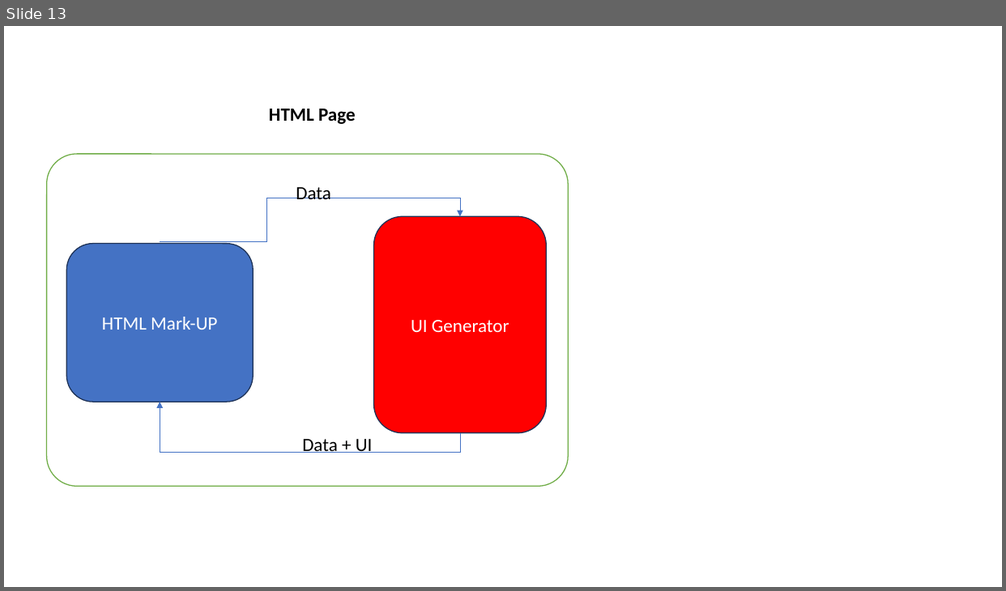
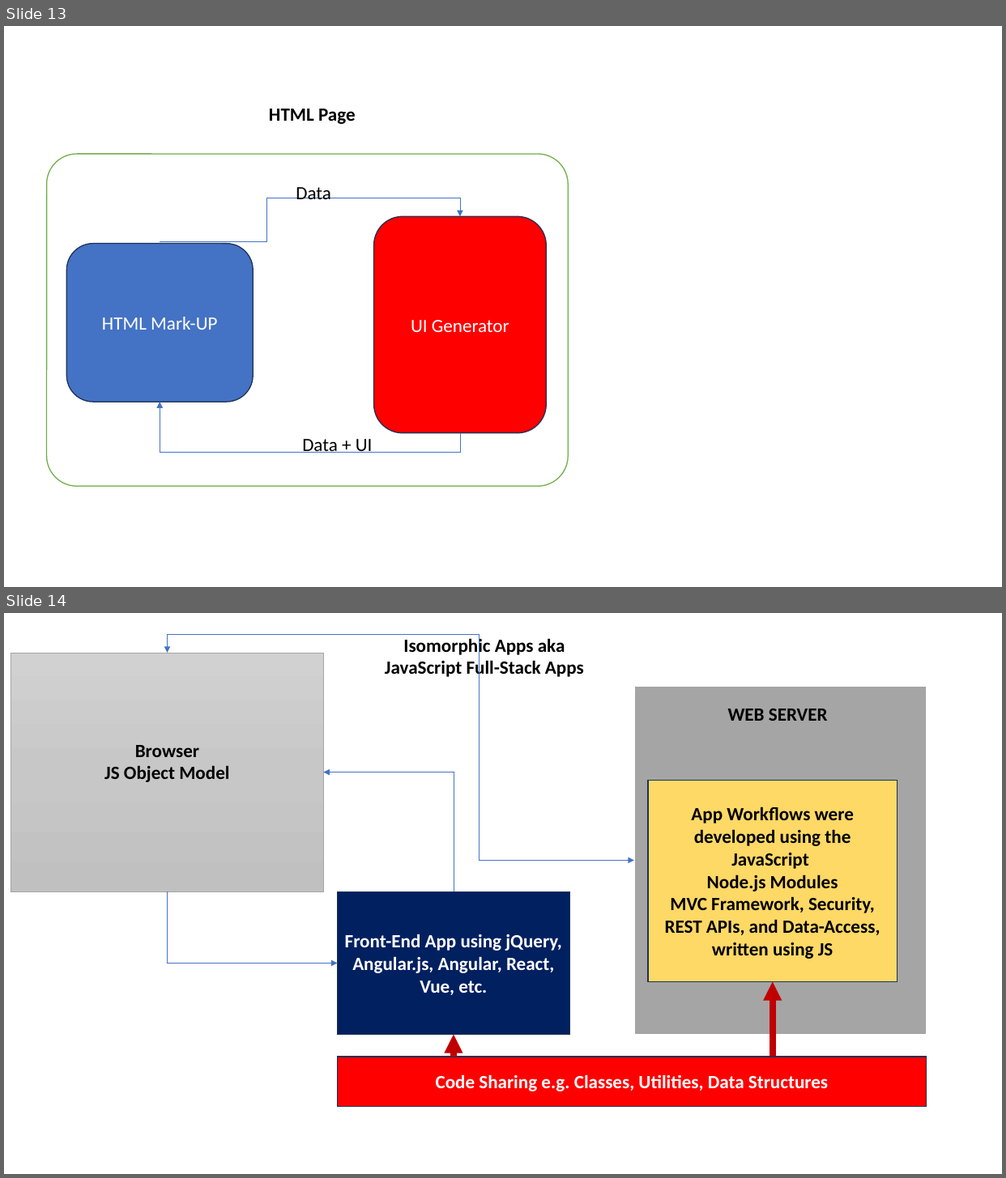
Before and after one commit to maheshsabnis/ugam, a slide deck: Training_Presentetions.pptx. Shown one above the other, each under a label of ours: slide 13 before the commit, slides 13 and 14 after it. The pictures are 1006x591 and 1006x1178 pixels, drawn with LibreOffice and Linux fonts; fonts in the diff are those of the drawing. Boxes give left, top, right and bottom in pixels: in the first picture for what was removed or moved away, otherwise in the second. Text is boxed around its words. In the diff, an @@ line names an element or a change of style, - is before the commit and + after.

```diff
--- a/Training_Presentetions.pptx
+++ b/Training_Presentetions.pptx
@@ slide 14 added at (4, 613, 1002, 1174), background #FFFFFF @@
@@ elbow double arrow added from (167, 653) to (634, 861), #4472C4 0.5 pt @@
@@ text added at (385, 636, 584, 679), 18 pt, text #000000, bold @@
+Isomorphic Apps aka JavaScript Full-Stack Apps
@@ rectangle added at (10, 653, 323, 892), fill gradient #D2D2D2 to #C8C8C8 to #C0C0C0, outline #A5A5A5 0.5 pt, 18 pt, text #000000, bold @@
+Browser
+JS Object Model
@@ rectangle added at (634, 686, 927, 1035), fill #A5A5A5, outline #FFFFFF 1.5 pt @@
@@ text added at (728, 709, 828, 721), 18 pt, text #000000, bold @@
+WEB SERVER
@@ elbow arrow added from (454, 892) to (324, 773), #4472C4 0.5 pt @@
@@ rectangle added at (648, 780, 897, 982), fill #FFD966, outline #1E3256 1 pt, 18 pt, text #000000, bold @@
+App Workflows were developed using the JavaScript
+Node.js Modules
+MVC Framework, Security, REST APIs, and Data-Access, written using JS
@@ elbow arrow added from (167, 892) to (337, 964), #4472C4 0.5 pt @@
@@ rectangle added at (337, 892, 569, 1035), fill #002060, outline #1E3256 1 pt, 18 pt, text #FFFFFF, bold @@
+Front-End App using jQuery, Angular.js, Angular, React, Vue, etc.
@@ arrow added from (773, 1056) to (773, 982), #C00000 6 pt @@
@@ arrow added from (454, 1057) to (454, 1034), #C00000 6 pt @@
@@ rectangle added at (337, 1057, 927, 1106), fill #FF0000, outline #1E3256 1 pt, 18 pt, text #FFFFFF, bold @@
+Code Sharing e.g. Classes, Utilities, Data Structures
```
Also in this commit, not shown: 6 other slides added, 7 other files.
